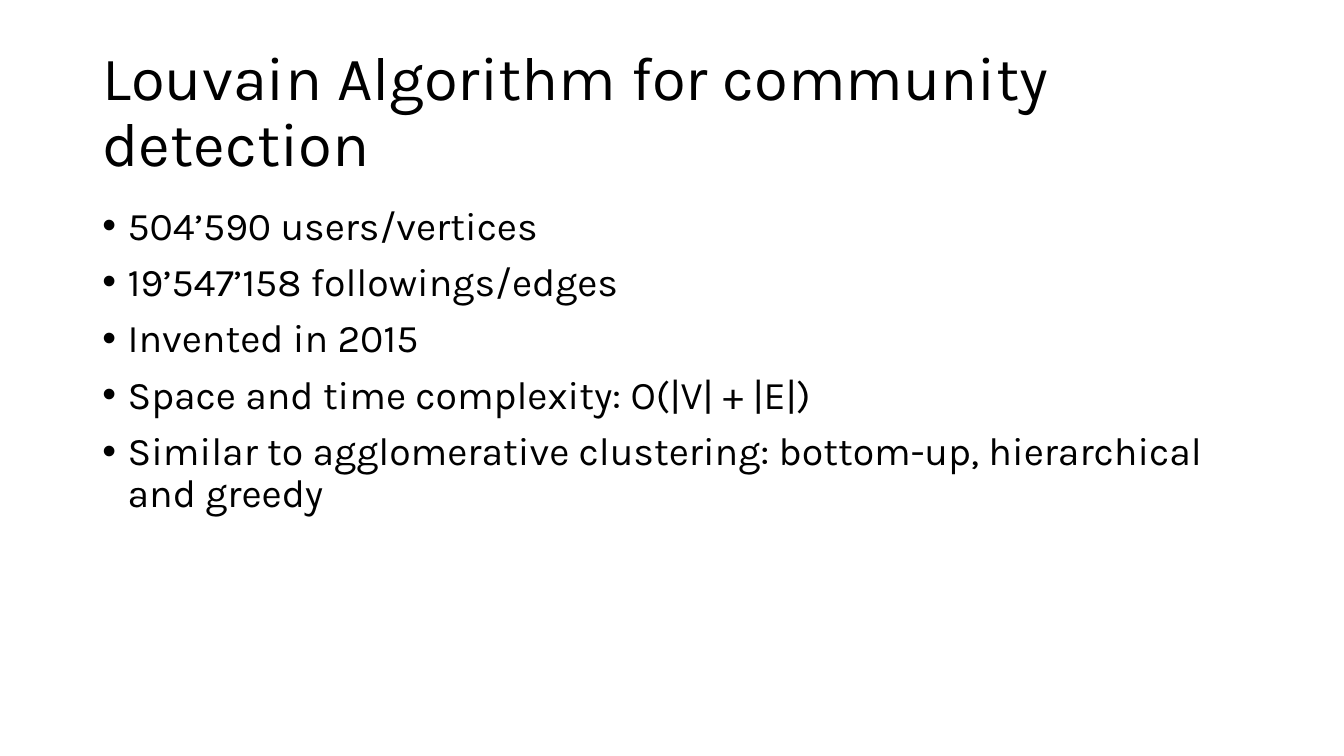
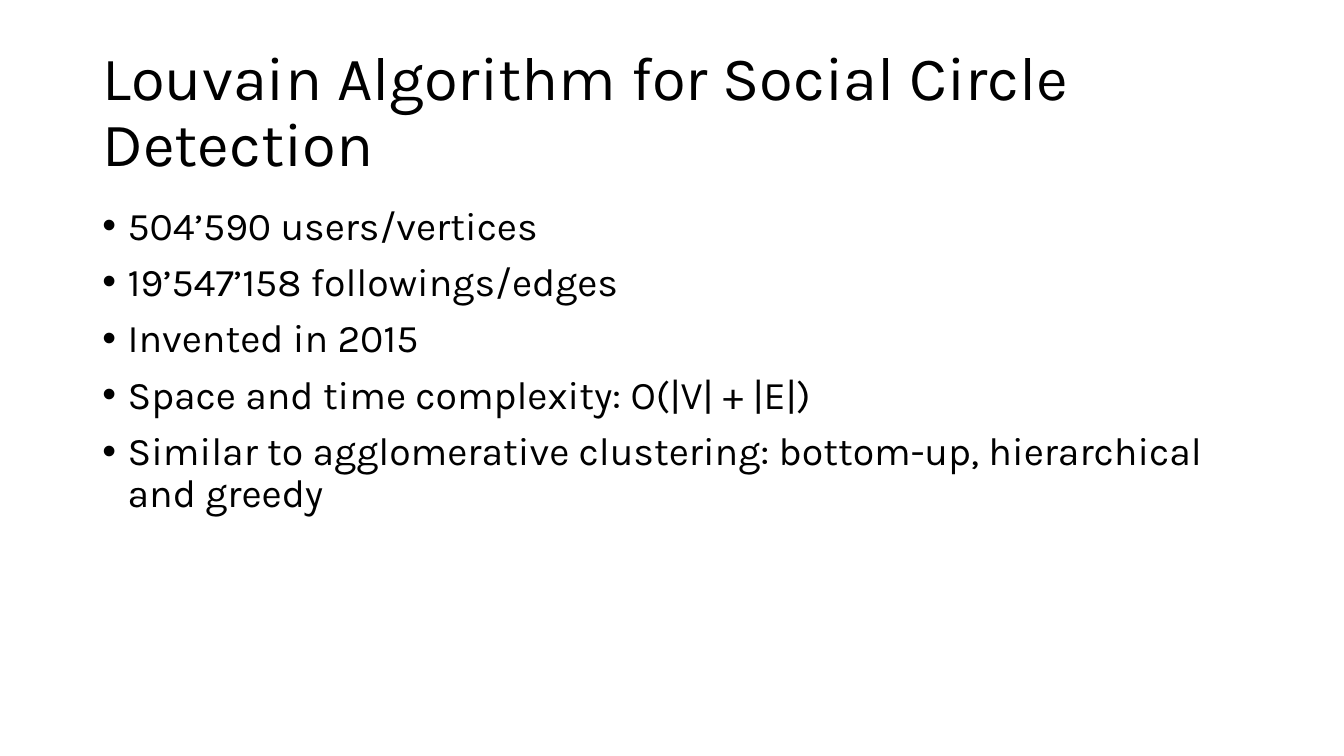
Before and after one commit to jonas-blum/data-mining-1, a slide deck: slide 8 of project/project-presentation.pptx. Drawn at 1344x756 pixels with LibreOffice and Linux fonts; fonts in the diff are those of the drawing. Boxes give left, top, right and bottom in pixels: in the first picture for what was removed or moved away, otherwise in the second. Text is boxed around its words. In the diff, an @@ line names an element or a change of style, - is before the commit and + after.

```diff
--- a/project/project-presentation.pptx
+++ b/project/project-presentation.pptx
@@ title at [102,57,1068,167]: text changed @@
-Louvain Algorithm for community detection
+Louvain Algorithm for Social Circle Detection
```
Also in this commit, not shown: 4 other slides changed, 7 slides added, 2 slides removed, 5 other files.
